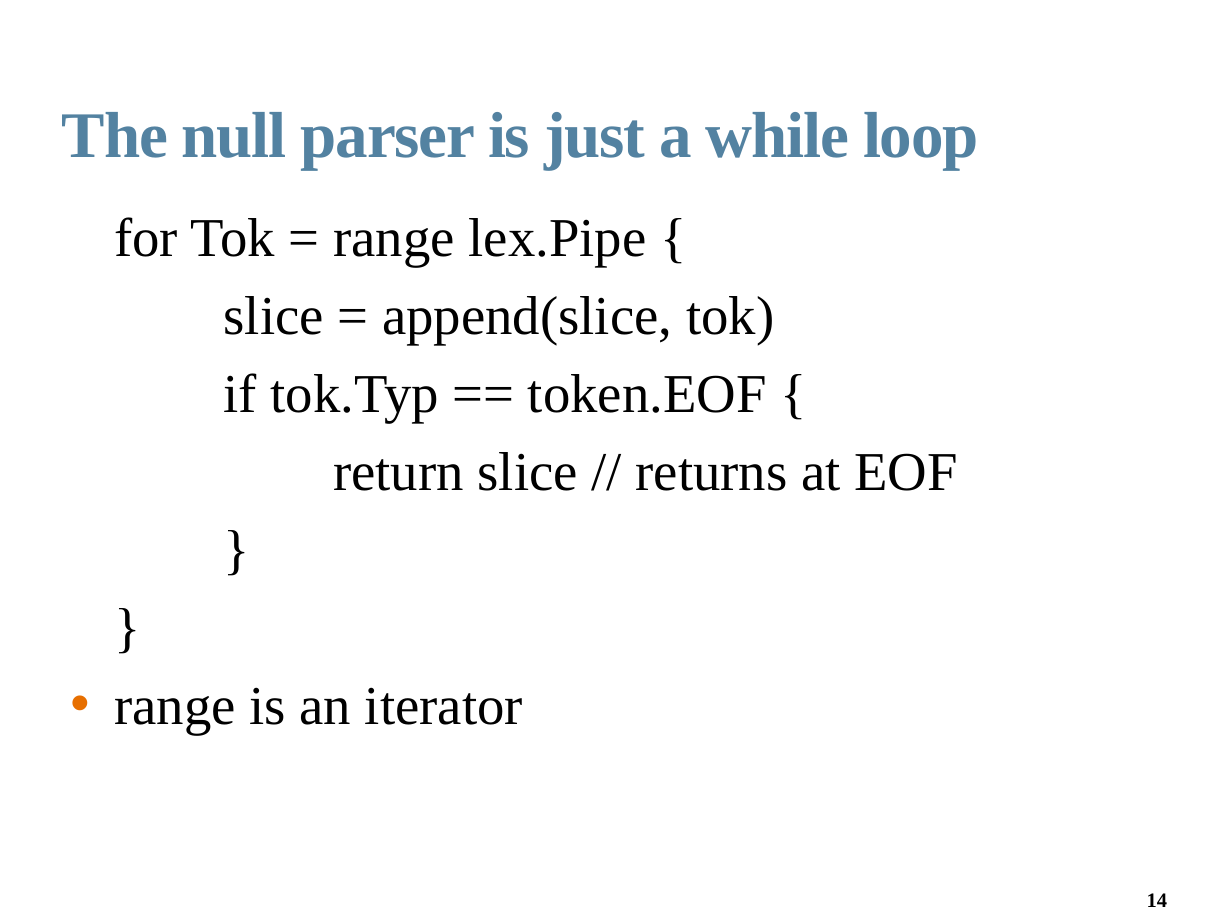
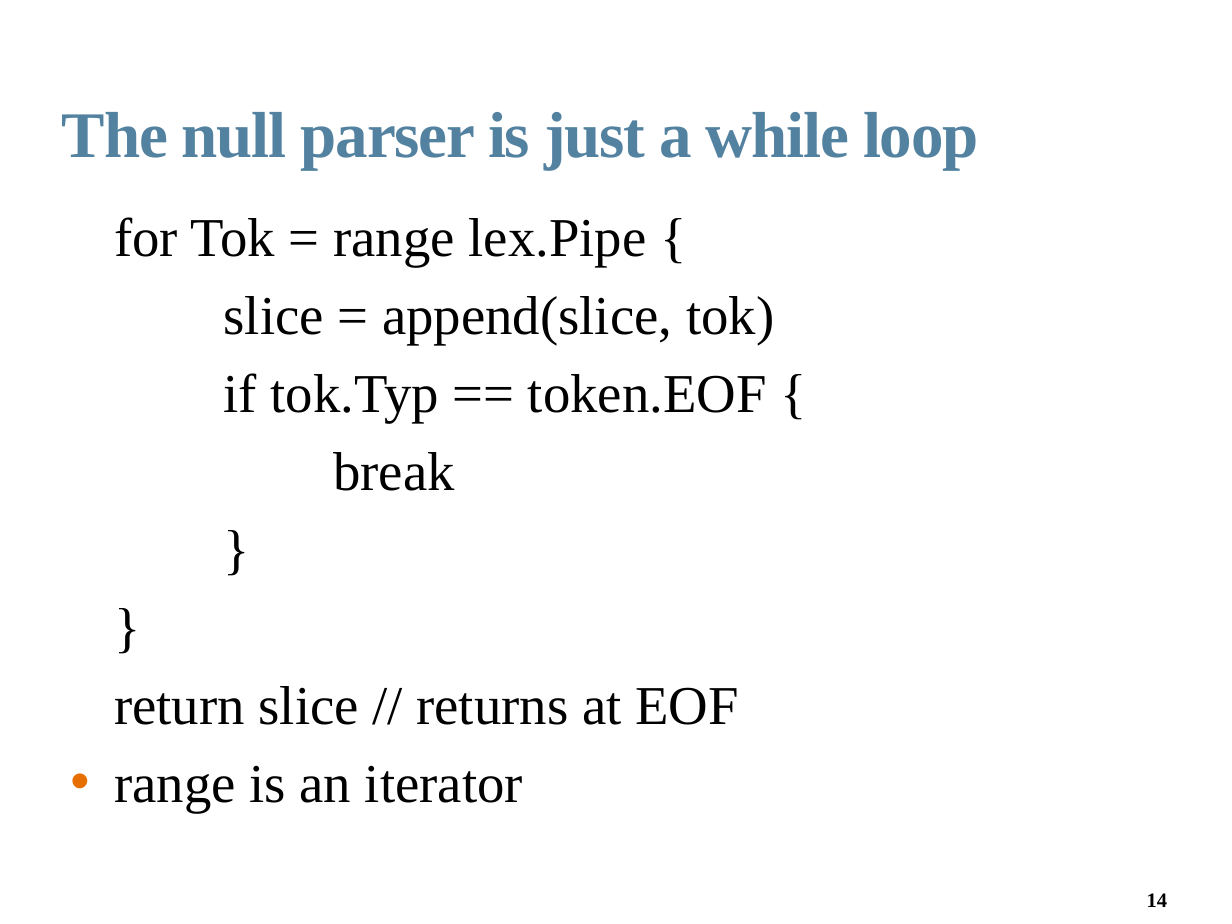
Before and after one commit to davecb/jxpath, a slide deck: slide 14 of Thirteen_Talk.odp. Drawn at 1232x924 pixels with LibreOffice and Linux fonts; fonts in the diff are those of the drawing; background and template pictures are left out. Boxes give left, top, right and bottom in pixels: in the first picture for what was removed or moved away, otherwise in the second. Text is boxed around its words. In the diff, an @@ line names an element or a change of style, - is before the commit and + after.

```diff
--- a/Thirteen_Talk.odp
+++ b/Thirteen_Talk.odp
@@ text at (333,452,455,491): text changed @@
-return slice // returns at EOF
+break
@@ text at (114,686,738,725): paragraph added @@
+return slice // returns at EOF
```
Also in this commit, not shown: 2 other slides changed, 1 slide added, 2 other files.
